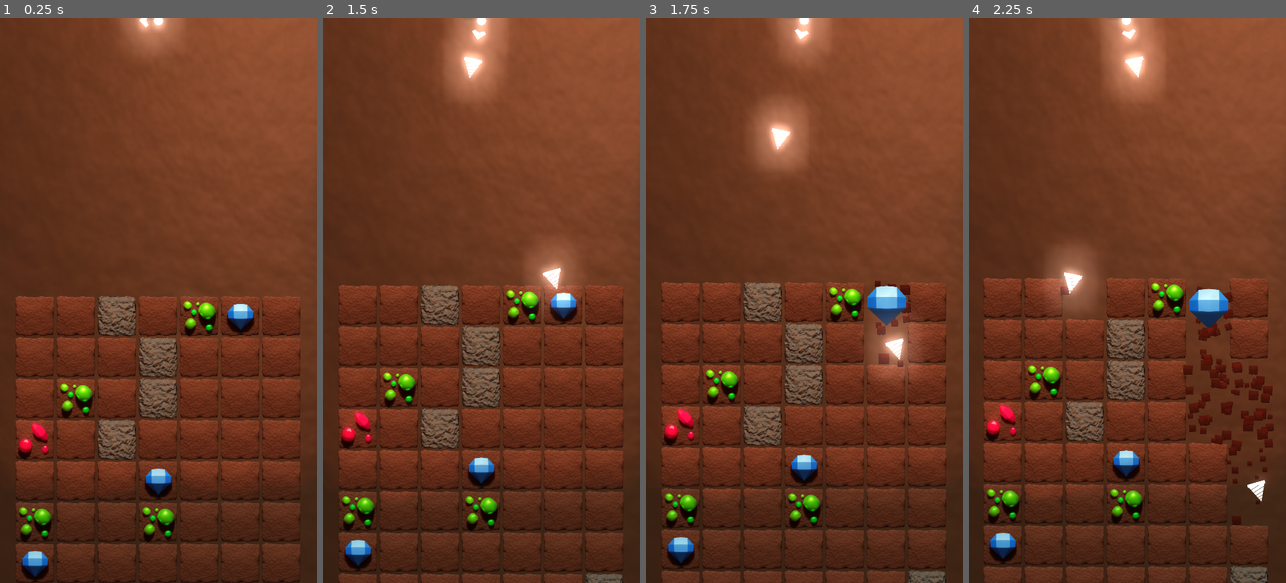
Above: before the commit, frames 1-4 (left to right).
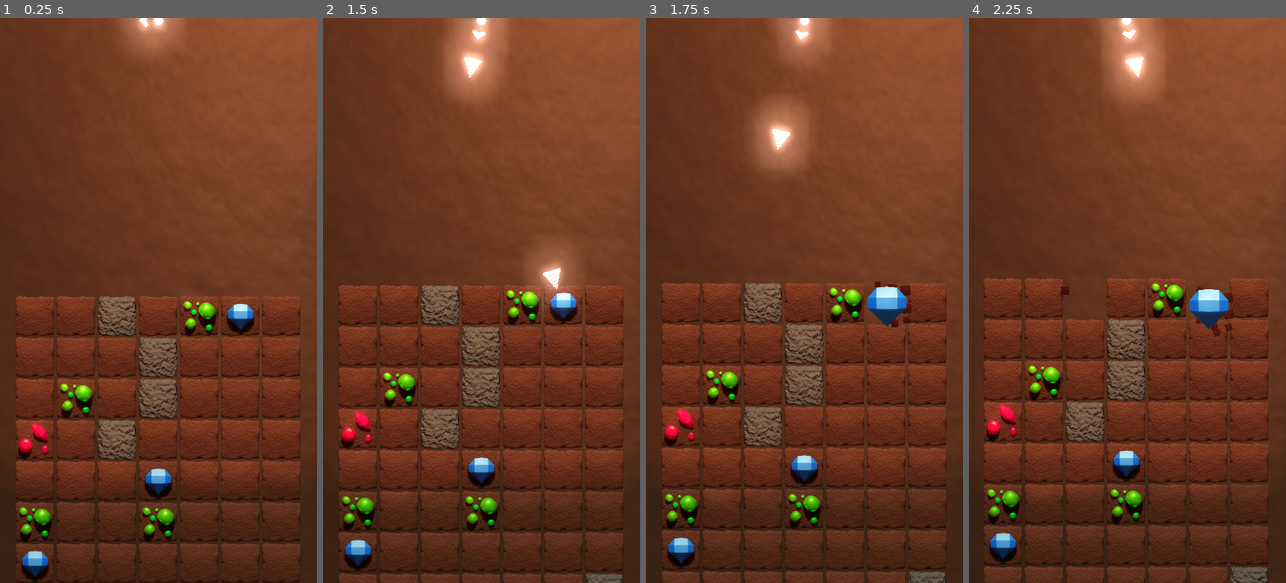
Above: after the commit, the same moments.

Repository: Maxic/arcade
Game: Godot game, scene res://main.tscn
Same seed, same stepped clock (60 frames per second), same inputs: the game is played once before the commit and once after it.
Inputs (mouse positions are in pixels of both pictures, inside the frame that each line leads up to):
- Up to frame 1 (0.25 s): no input
- Up to frame 2 (1.5 s): move the mouse to (551, 272) at 0.52 s; click (551, 272) at 0.6 s; move the mouse to (418, 328) at 1.27 s; click (418, 328) at 1.35 s
- Up to frame 3 (1.75 s): no input
- Up to frame 4 (2.25 s): move the mouse to (1159, 176) at 2.02 s; click (1159, 176) at 2.1 s

Frames 1-2 are identical in both runs. In frame 3, 4.0% of the frame differs, in the area x 4-95%, y 0-100%; in frame 4, 4.4%, in the area x 4-97%, y 0-98%.

Commit message:
drill now destroyed after hitting single block

Diff:
--- a/script/block.gd
+++ b/script/block.gd
@@ -16,8 +16,11 @@
 
 # global vars
 var gem_scene
+var block_type
 
 func _init(type):
+	self.block_type = type
+
 	# General initialization needed for all types of blocks
 	var sprite = Sprite.new()
 	sprite.centered = false
@@ -50,6 +53,7 @@
 
 func destroy(body):
 	if body.is_in_group("drill"):
+		body.blocks_destroyed += 1
 		get_node("/root/main/shake_cam").trigger_shake = true
 
 		# particles
--- a/script/drill.gd
+++ b/script/drill.gd
@@ -4,12 +4,14 @@
 var velocity = Vector2.ZERO
 var bounce_count = 0
 var bounce_count_max = 2
+var blocks_destroyed = 0
 
 func _ready():
 	add_to_group("drill")
 
 func _physics_process(delta):
-
+	if blocks_destroyed >=  1:
+		queue_free()
 
 	velocity = speed * transform.x * delta
 	var collision_info = move_and_collide(velocity)
